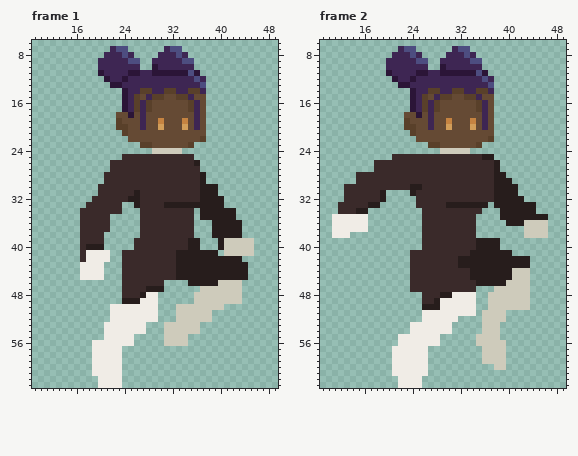
Animated GIF sprite -- Game Design/Game Assets/Personagens/Protagonista/Bellatrix - pulo/pulo.gif. Above is the file before it was changed.
The file is 64x64 pixels, 5 frames. Shown: frame 1: x 9..49, y 6..63; frame 2: x 9..49, y 6..63. The commit also changed other frames, which this record leaves out.
The result:
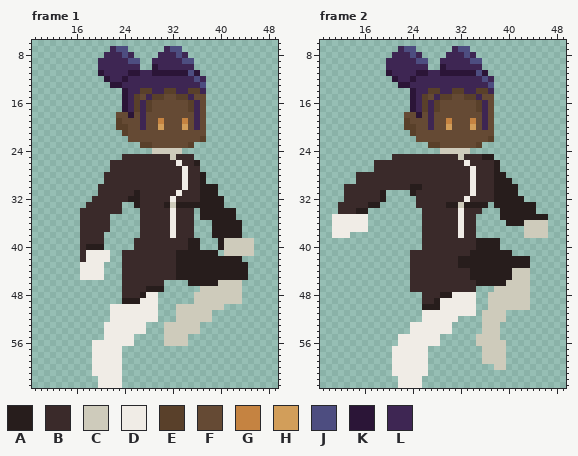
Palette (. is transparent): A #271d1c  B #3a2a2a  C #cecbbb  D #f0ece6  E #59402a  F #654a34  G #c58341  H #d29e5a  J #4d4d80  K #2b1537  L #3e2653
From old to new:
Frame 1:
y 25: x 32 B -> C
y 26: x 33 B -> D
y 27..30: x 34 B -> D
y 31: x 33 B -> D
y 32: x 32 B -> D
y 33: x 32 A -> C
y 34..38: x 32 B -> D
Frame 2:
y 25: x 32 B -> C
y 26: x 33 B -> D
y 27..31: x 34 B -> D
y 32: x 33 B -> D
y 33: x 32 A -> C
y 34..38: x 32 B -> D
Changed places in both pictures, as pixel boxes (x1, y1, x2, y2):
changed: (170, 154, 188, 238)
changed: (458, 154, 476, 238)
